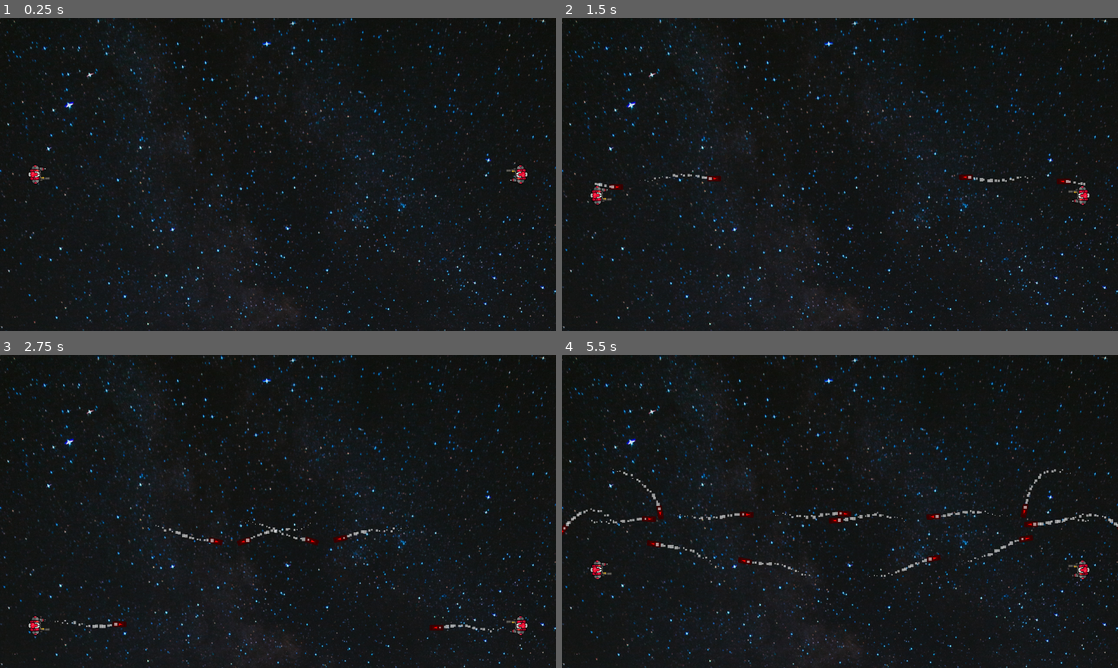
Above: before the commit, frames 1-4 (two rows, left to right).
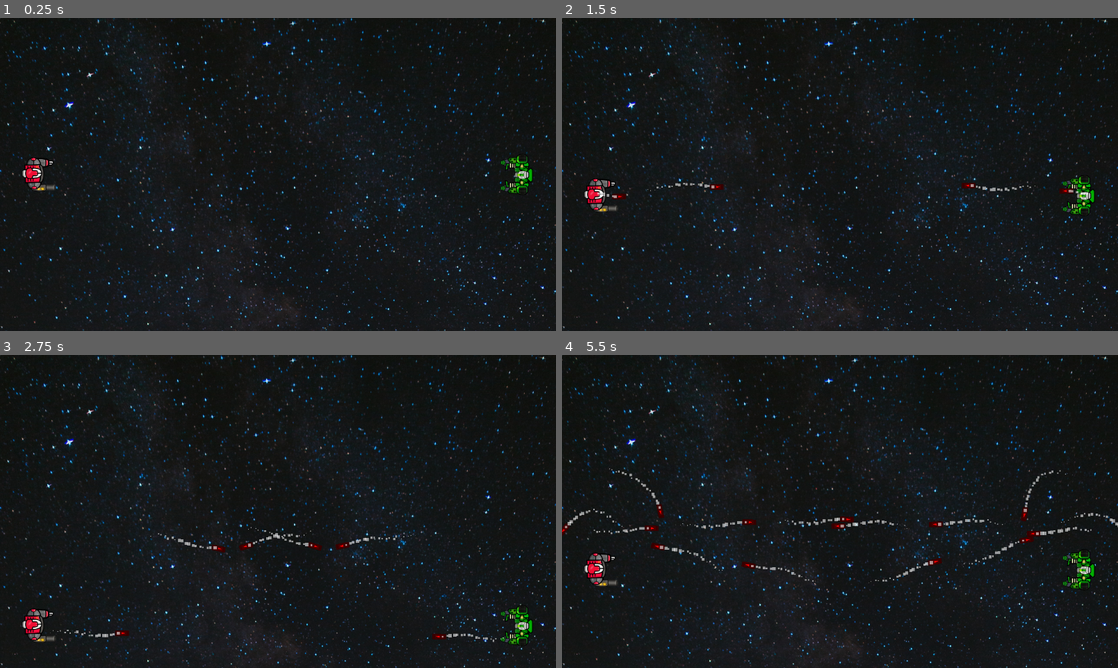
Above: after the commit, the same moments.

Repository: fivemoreminix/mechtoid
Game: Godot game, scene res://assets/scenes/Game.tscn
Same seed, same stepped clock (60 frames per second), same inputs: the game is played once before the commit and once after it. The engine's default icon, where the game draws it, is replaced by a stand-in: a white triangle on a blue panel in a dark square.
Inputs:
- Up to frame 1 (0.25 s): no input
- Up to frame 2 (1.5 s): tap Enter at 0.5 s; hold D (right) 0.53-1.28 s; tap Space (fire_missile) at 0.6, 1.35 s; hold S (down) from 1.28 s (still down)
- Up to frame 3 (2.75 s): release S (down) at 2.03 s; hold D (right) from 2.03 s (still down); tap Space (fire_missile) at 2.1 s
- Up to frame 4 (5.5 s): release D (right) at 2.78 s; hold W (up) 2.78-3.53 s; tap Space (fire_missile) every 0.75 s from 2.85 to 5.1 s; hold A (left) 3.53-5.03 s; hold S (down) from 5.03 s (still down)

The runs differ from the first frame. In frame 1, 0.7% of the frame differs, in the area x 4-96%, y 44-57%; in frame 2, 1.2%; in frame 3, 1.8%; in frame 4, 2.7%, in the area x 0-100%, y 36-75%.

Commit message:
Adding the second character Aka "Alien Robot" and fixed the other

Diff:
--- a/assets/scenes/Game.tscn
+++ b/assets/scenes/Game.tscn
@@ -1,8 +1,9 @@
-[gd_scene load_steps=5 format=2]
+[gd_scene load_steps=6 format=2]
 
 [ext_resource path="res://assets/scenes/Player.tscn" type="PackedScene" id=1]
 [ext_resource path="res://assets/scripts/boundary.gd" type="Script" id=2]
 [ext_resource path="res://assets/graphics/backgrounds/ivana-cajina-asuyh-_ZX54-unsplash.jpg" type="Texture" id=3]
+[ext_resource path="res://assets/Robots/AlienRobot.png" type="Texture" id=4]
 
 [sub_resource type="RectangleShape2D" id=1]
 extents = Vector2( 46, 739.09 )
@@ -23,6 +24,11 @@
 [node name="RightPlayer" parent="." instance=ExtResource( 1 )]
 position = Vector2( 1190, 360 )
 facing_opposite = true
+
+[node name="Sprite" parent="RightPlayer" index="0"]
+texture = ExtResource( 4 )
+flip_h = true
+flip_v = true
 
 [node name="TopBoundary" type="Area2D" parent="." groups=[
 "boundary",
@@ -53,3 +59,5 @@
 __meta__ = {
 "_edit_lock_": true
 }
+
+[editable path="RightPlayer"]
--- a/assets/scenes/Player.tscn
+++ b/assets/scenes/Player.tscn
@@ -1,10 +1,10 @@
 [gd_scene load_steps=4 format=2]
 
-[ext_resource path="res://assets/Robot/robot.png" type="Texture" id=1]
+[ext_resource path="res://assets/Robots/robot.png" type="Texture" id=1]
 [ext_resource path="res://assets/scripts/player_controller.gd" type="Script" id=2]
 
 [sub_resource type="RectangleShape2D" id=1]
-extents = Vector2( 21.4736, 21.4933 )
+extents = Vector2( 33.8327, 38.5625 )
 
 [node name="Player" type="Area2D" groups=[
 "player",
@@ -14,13 +14,14 @@
 
 [node name="Sprite" type="Sprite" parent="."]
 rotation = 1.57079
-scale = Vector2( 0.3, 0.3 )
+scale = Vector2( 0.5, 0.5 )
 texture = ExtResource( 1 )
 
 [node name="CollisionShape2D" type="CollisionShape2D" parent="."]
+position = Vector2( -5, 0 )
 shape = SubResource( 1 )
 
 [node name="MissileSpawn" type="Position2D" parent="."]
-position = Vector2( 0, 8.8185 )
+position = Vector2( 6, 31 )
 [connection signal="area_entered" from="." to="." method="_on_area_entered"]
 [connection signal="area_exited" from="." to="." method="_on_Player_area_exited"]
Binary file removed: assets/Robot/robot.png
Binary file added: assets/Robots/AlienRobot.png
Not shown, added: assets/Robots/AlienRobot.png.import
Binary file added: assets/Robots/robot.png
Not shown, changed: assets/Robots/robot.png.import
